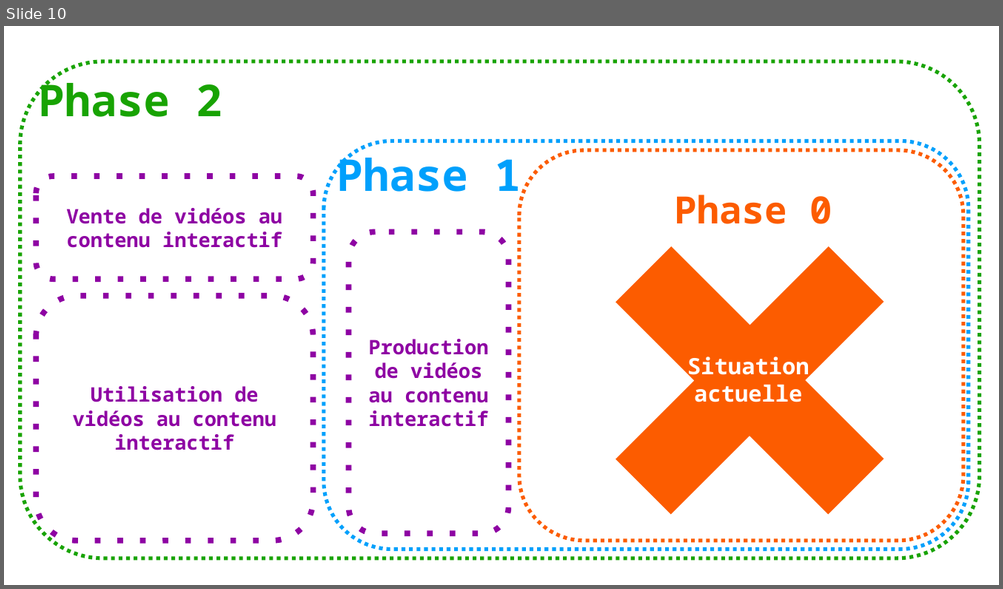
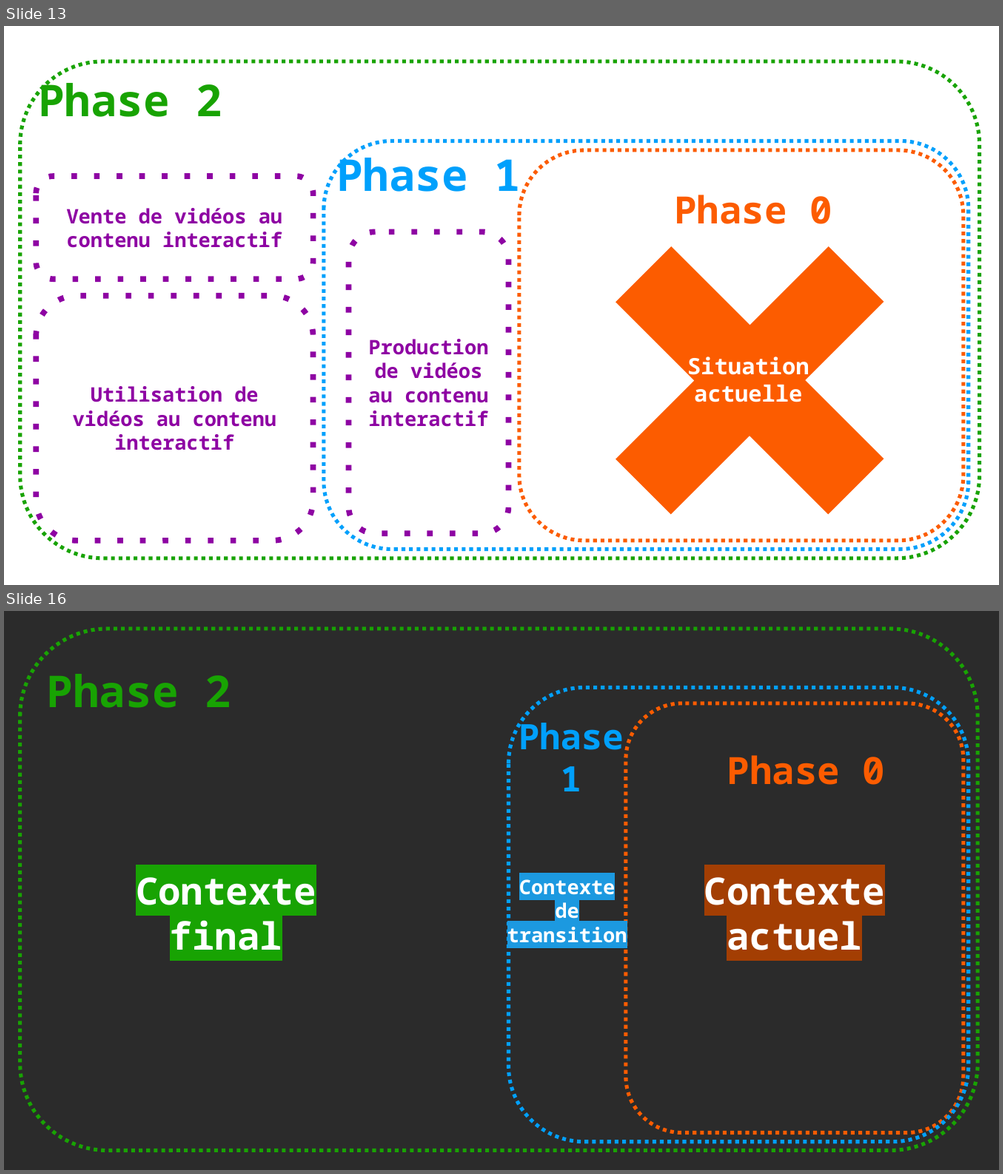
Before and after one commit to gattardm/P8, a slide deck: Sources/dependances_fonctionnelles.odp. Shown one above the other, each under a label of ours: slide 10 before the commit, slides 13 and 16 after it; the slides between them are not shown. The pictures are 1003x589 and 1003x1174 pixels, drawn with LibreOffice and Linux fonts; fonts in the diff are those of the drawing; background and template pictures are left out; a plain dark background stands for a picture behind light text. Boxes give left, top, right and bottom in pixels: in the first picture for what was removed or moved away, otherwise in the second. Text is boxed around its words. In the diff, an @@ line names an element or a change of style, - is before the commit and + after.

Commit message:
ADD->finalisation | Plan de test-> update

```diff
--- a/Sources/dependances_fonctionnelles.odp
+++ b/Sources/dependances_fonctionnelles.odp
@@ slide 16 added at [4,611,999,1170], background picture (left out) @@
@@ rounded rectangle added at [20,629,978,1152], outline #18A303 3 pt dashed @@
@@ text added at [47,674,231,708], 35 pt, text #18A303, bold @@
+Phase 2
@@ rounded rectangle added at [509,688,969,1142], outline #00A0FC 3 pt dashed @@
@@ text added at [518,717,623,792], 28 pt, text #00A0FC, bold @@
+Phase
+1
@@ freeform shape added at [626,703,963,1133], outline #FC5C00 3 pt dashed @@
@@ text added at [727,755,885,785], 30 pt, text #FC5C00, bold @@
+Phase 0
@@ text added at [507,875,627,943], 16 pt, text #FFFFFF, bold @@
+Contexte
+de
+transition
@@ text added at [136,877,316,951], 30 pt, text #FFFFFF, bold @@
+Contexte
+final
@@ text added at [704,877,885,951], 30 pt, text #FFFFFF, bold @@
+Contexte
+actuel
@@ what was slide 10 is now slide 13 @@
```
Also in this commit, not shown: 1 slide changed, 5 other slides added, 5 other files.
